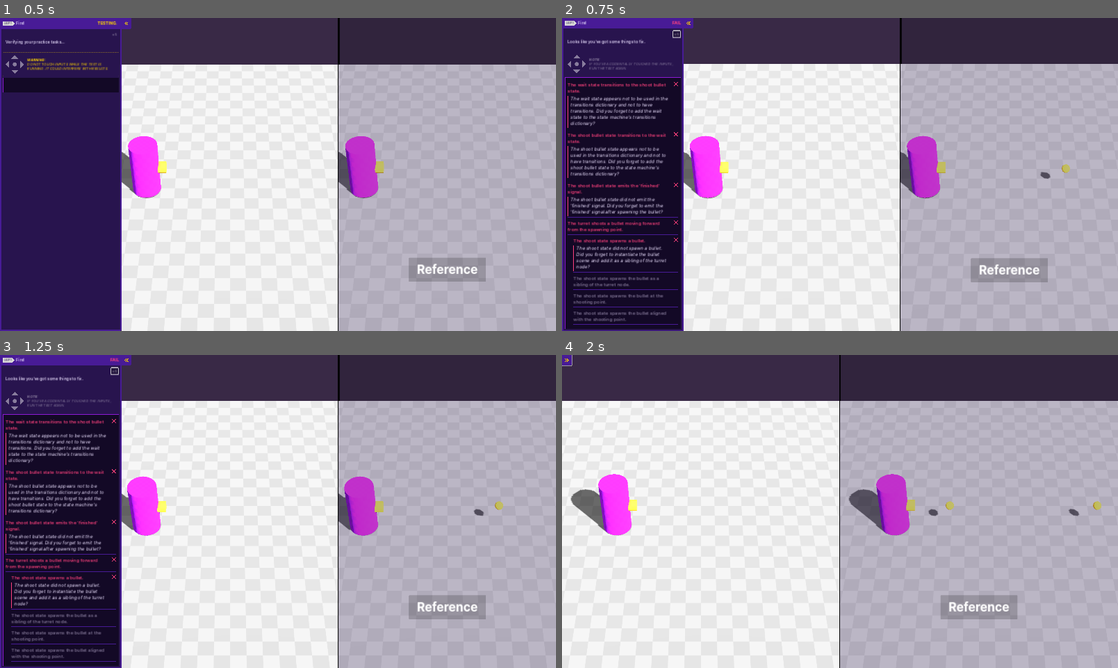
Above: before the commit, frames 1-4 (two rows, left to right).
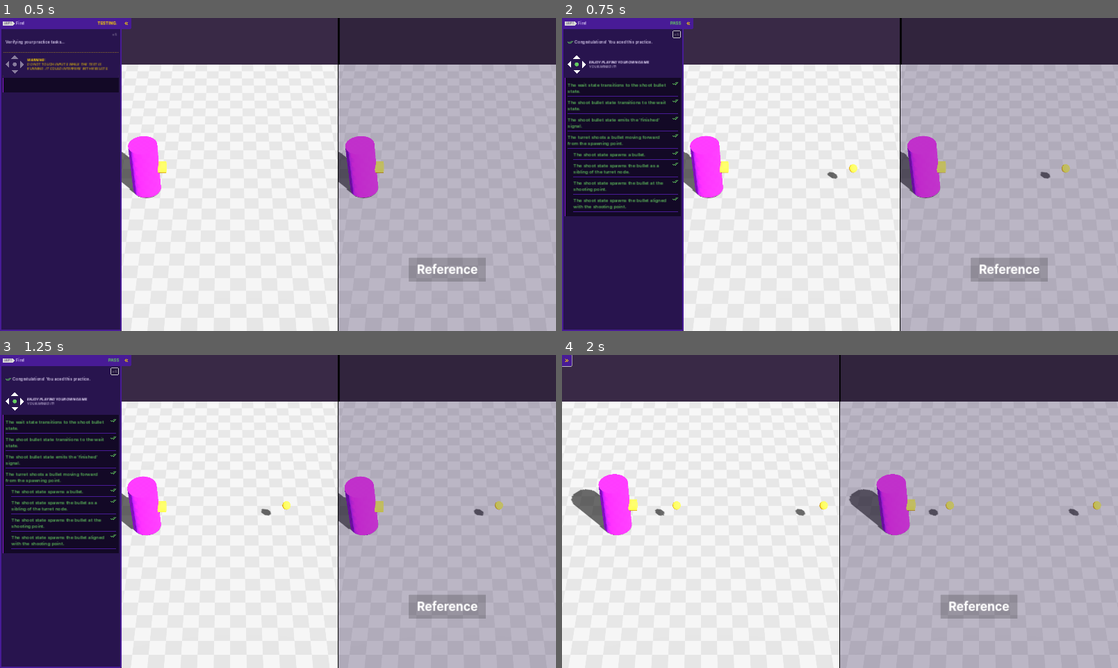
Above: after the commit, the same moments.

Repository: lethalgem/gdquest_learn_3d_gamedev_from_zero_with_godot_4
Game: Godot game, scene res://practices/L6.P1/fire.tscn
The game is run twice, just before and just after one commit, with the same random seed, the same clock (stepped at 60 frames per second) and the same inputs. This scene is started directly instead of the project's main scene.
Inputs (mouse positions are in pixels of both pictures, inside the frame that each line leads up to):
- Up to frame 1 (0.5 s): no input
- Up to frame 2 (0.75 s): click "x5" at 0.5 s
- Up to frame 3 (1.25 s): no input
- Up to frame 4 (2 s): click (689, 361) at 1.25 s

Frame 1 is identical in both runs. In frame 2, 11% of the frame differs, in the area x 0-100%, y 0-100%; in frame 3, 11%; in frame 4, 0.7%.

Commit message:
Complete L6.P1

Diff:
--- a/M04.patrol_alert_attack_workbook/practices/L6.P1/fire.tscn
+++ b/M04.patrol_alert_attack_workbook/practices/L6.P1/fire.tscn
@@ -1,9 +1,7 @@
-[gd_scene load_steps=7 format=3]
+[gd_scene load_steps=5 format=3 uid="uid://bcvgm4t345a6q"]
 
-[ext_resource type="Texture2D" path="res://assets/level/checkboard.png" id="1_882yn"]
-[ext_resource type="PackedScene" path="res://practices/L6.P1/turret_with_states.tscn" id="2_rk80k"]
-[ext_resource type="Script" path="res://practices/L6.P1/turret_with_states.gd" id="3_ut3vp"]
-[ext_resource type="PackedScene" path="res://practices/L6.P1/bullet.tscn" id="4_tarpl"]
+[ext_resource type="Texture2D" uid="uid://brbtohct73mlt" path="res://assets/level/checkboard.png" id="1_882yn"]
+[ext_resource type="PackedScene" uid="uid://vjf0om72os0g" path="res://practices/L6.P1/turret_with_states.tscn" id="2_rk80k"]
 
 [sub_resource type="StandardMaterial3D" id="StandardMaterial3D_krn5u"]
 albedo_color = Color(0.439062, 0.439062, 0.439062, 1)
@@ -54,8 +52,5 @@
 [node name="WorldEnvironment" type="WorldEnvironment" parent="."]
 environment = SubResource("Environment_jrbi8")
 
-[node name="TurretWithStates" type="CharacterBody3D" parent="." node_paths=PackedStringArray("bullet_spawning_point") instance=ExtResource("2_rk80k")]
+[node name="TurretWithStates" parent="." instance=ExtResource("2_rk80k")]
 transform = Transform3D(-4.37114e-08, 0, 1, 0, 1, 0, -1, 0, -4.37114e-08, -3, 0, 0)
-script = ExtResource("3_ut3vp")
-bullet_spawning_point = NodePath("BulletSpawningPoint")
-bullet_scene = ExtResource("4_tarpl")
--- a/M04.patrol_alert_attack_workbook/practices/L6.P1/turret_with_states.gd
+++ b/M04.patrol_alert_attack_workbook/practices/L6.P1/turret_with_states.gd
@@ -9,8 +9,15 @@
 	add_child(state_machine)
 
 	var wait := StateWait.new(self)
+	var shoot_bullet := StateShootBullet.new(self, bullet_spawning_point, bullet_scene)
 
 	state_machine.transitions = {
+		wait: {
+			Events.FINISHED: shoot_bullet,
+		},
+		shoot_bullet: {
+			Events.FINISHED: wait,
+		}
 	}
 
 	state_machine.activate(wait)
@@ -27,9 +34,17 @@
 		init_projectile_scene: PackedScene
 	) -> void:
 		super("Shoot Bullet", init_mob)
+		mob = init_mob
+		bullet_spawn_point = init_spawning_point
+		bullet_scene = init_projectile_scene
 
 	func enter() -> void:
-		pass
+		var bullet = bullet_scene.instantiate()
+		mob.add_sibling(bullet)
+		bullet.global_position = bullet_spawn_point.global_position
+		bullet.look_at(bullet_spawn_point.global_position + bullet_spawn_point.global_basis.z)
+
+		finished.emit()
 
 
 
--- a/M04.patrol_alert_attack_workbook/practices/L6.P1/turret_with_states.tscn
+++ b/M04.patrol_alert_attack_workbook/practices/L6.P1/turret_with_states.tscn
@@ -1,8 +1,8 @@
-[gd_scene load_steps=13 format=3]
+[gd_scene load_steps=13 format=3 uid="uid://vjf0om72os0g"]
 
 [ext_resource type="Script" path="res://practices/L6.P1/turret_with_states.gd" id="1_rgvt3"]
 [ext_resource type="PackedScene" path="res://practices/L6.P1/bullet.tscn" id="2_u11ob"]
-[ext_resource type="Texture2D" path="res://assets/level/checkboard.png" id="3_sroob"]
+[ext_resource type="Texture2D" uid="uid://brbtohct73mlt" path="res://assets/level/checkboard.png" id="3_sroob"]
 
 [sub_resource type="CapsuleShape3D" id="CapsuleShape3D_t5alr"]
 radius = 0.263873
